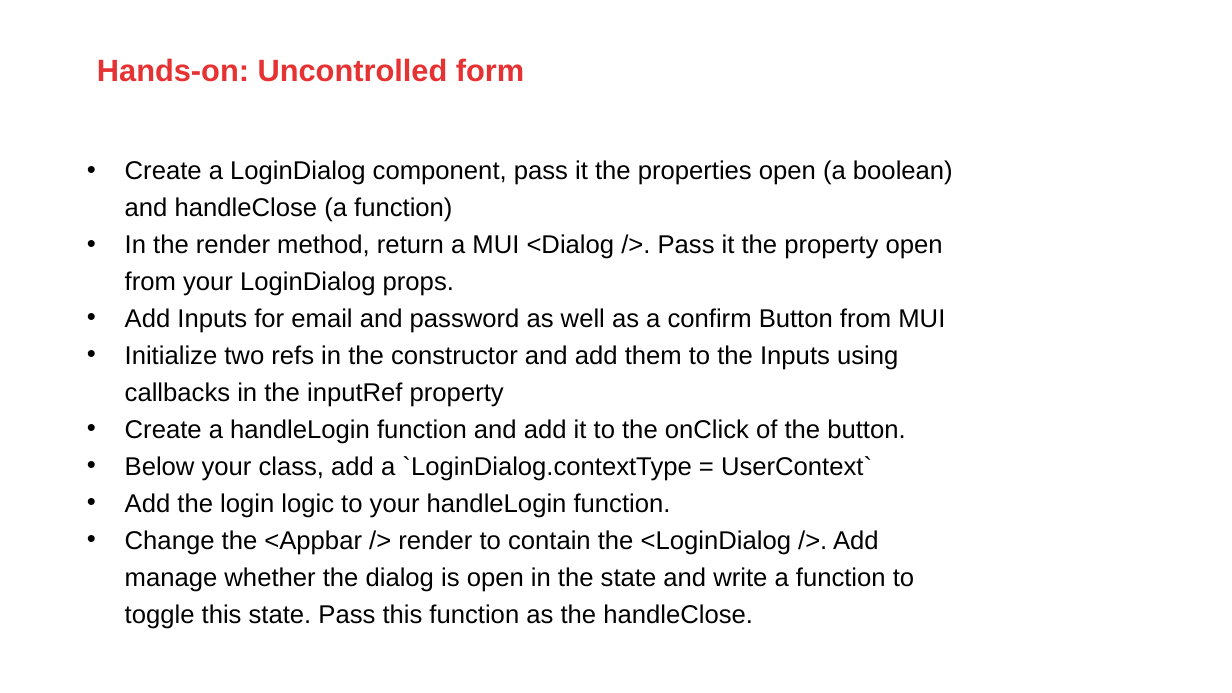
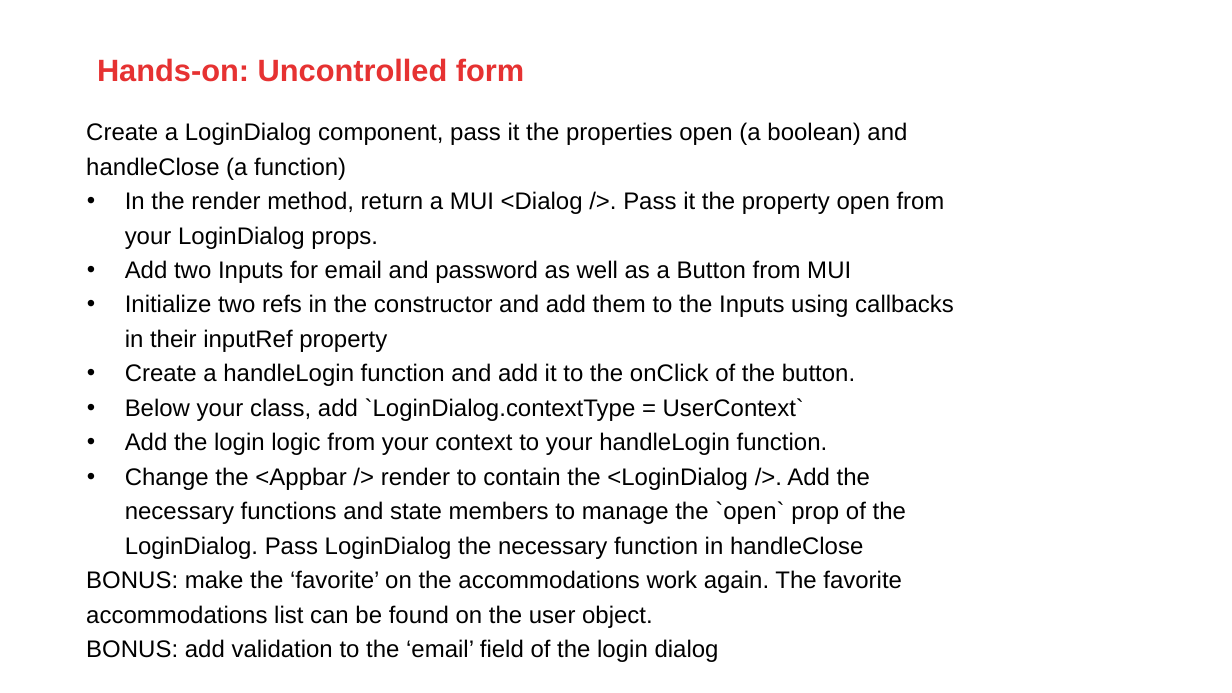
Before and after one commit to AMIS-Services/react-series, a slide deck: slide 7 of sig3/slides/SIG react 3.pptx. Drawn at 1232x693 pixels with LibreOffice and Linux fonts; fonts in the diff are those of the drawing; background and template pictures are left out. Boxes give left, top, right and bottom in pixels: in the first picture for what was removed or moved away, otherwise in the second. Text is boxed around its words. In the diff, an @@ line names an element or a change of style, - is before the commit and + after.

Commit message:
slides

```diff
--- a/sig3/slides/SIG react 3.pptx
+++ b/sig3/slides/SIG react 3.pptx
@@ text at [86,122,945,386]: size 15 to 14 pt in "Create a LoginDialog component, pass it the ...", "In the render method, return a MUI ...", "Create a handleLogin function and add it ..."; bullet • to none @@
@@ text at [125,260,954,352]: text changed; size 15 to 14 pt @@
-• Add Inputs for email and password as well as a confirm Button from MUI
-• Initialize two refs in the constructor and add them to the Inputs using callbacks in the inputRef property
+• Add two Inputs for email and password as well as a Button from MUI
+• Initialize two refs in the constructor and add them to the Inputs using callbacks in their inputRef property
@@ text at [86,398,906,628]: text changed; size 15 to 14 pt @@
-• Below your class, add a `LoginDialog.contextType = UserContext`
-• Add the login logic to your handleLogin function.
-• Change the <Appbar /> render to contain the <LoginDialog />. Add manage whether the dialog is open in the state and write a function to toggle this state. Pass this function as the handleClose.
+• Below your class, add `LoginDialog.contextType = UserContext`
+• Add the login logic from your context to your handleLogin function.
+• Change the <Appbar /> render to contain the <LoginDialog />. Add the necessary functions and state members to manage the `open` prop of the LoginDialog. Pass LoginDialog the necessary function in handleClose
+BONUS: make the ‘favorite’ on the accommodations work again. The favorite accommodations list can be found on the user object.
+BONUS: add validation to the ‘email’ field of the login dialog
```
Also in this commit, not shown: 1 other slide changed, 2 slides added.
